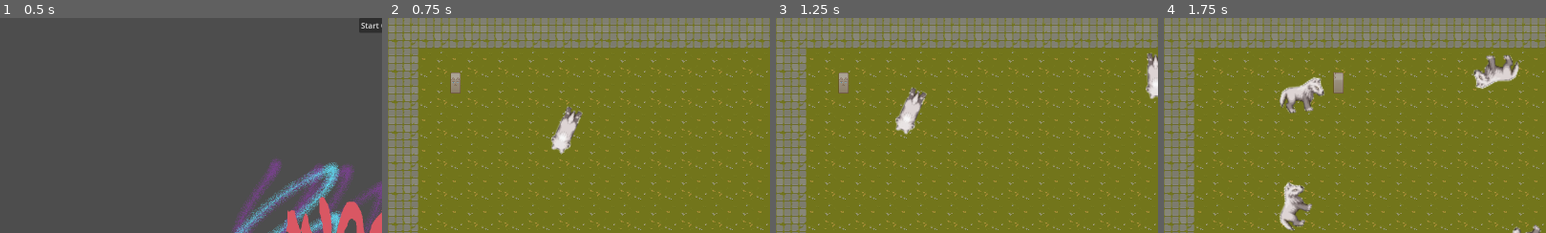
Above: before the commit, frames 1-4 (left to right).
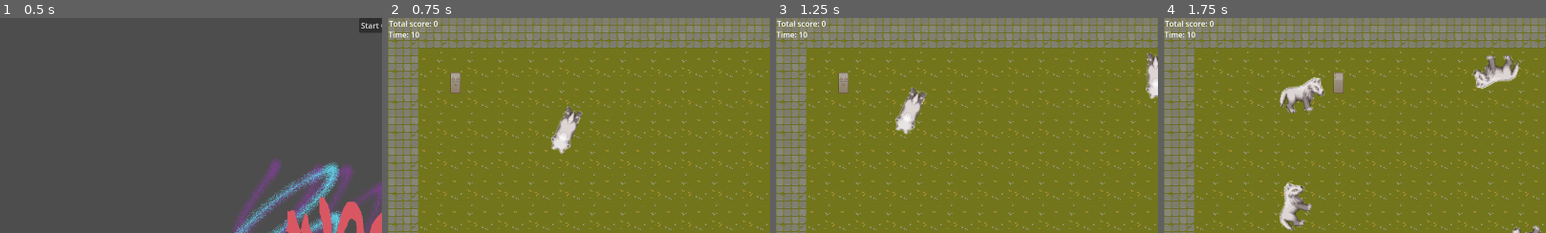
Above: after the commit, the same moments.

Repository: Huve/minor_inconvenience
Game: Godot game, scene res://StartMenu.tscn
Two runs of this game, one before a commit and one after it. Both use one fixed random seed, a clock stepped at 60 frames per second and the inputs below.
Inputs:
- Up to frame 1 (0.5 s): no input
- Up to frame 2 (0.75 s): click "Start Game" at 0.5 s
- Up to frame 3 (1.25 s): no input
- Up to frame 4 (1.75 s): hold Right (ui_right) from 1.28 s (still down)
The pictures show only the part of the screen within x 0-50%, y 0-50%; the shares and areas given below are measured in that part.

Frame 1 is identical in both runs. In frame 2, 0.3% of the frame differs, in the area x 0-13%, y 1-10%; in frame 3, 0.3%; in frame 4, 0.3%.

Commit message:
Add basic timer UI
Adding timer UI. Still needs to follow the camera and update as time goes on.

Diff:
--- a/Game.gd
+++ b/Game.gd
@@ -7,5 +7,5 @@
 
 
 # Called every frame. 'delta' is the elapsed time since the previous frame.
-func _process(delta):
+func _process(_delta):
 	pass
--- a/Game.tscn
+++ b/Game.tscn
@@ -8,6 +8,7 @@
 [ext_resource type="PackedScene" uid="uid://wbve38omeo7j" path="res://enemy.tscn" id="6_h0cjy"]
 [ext_resource type="Script" path="res://PlayerCamera2D.gd" id="6_xnst2"]
 [ext_resource type="Script" path="res://GameInfoNode.gd" id="7_y38ur"]
+[ext_resource type="Script" path="res://GameControlNode.gd" id="8_tqrfe"]
 
 [sub_resource type="TileSetAtlasSource" id="TileSetAtlasSource_of8oy"]
 texture = ExtResource("1_wvrlh")
@@ -186,5 +187,25 @@
 [node name="wolfEnemy4" parent="." instance=ExtResource("6_h0cjy")]
 position = Vector2(959, 605)
 
+[node name="GameControlNode" type="Control" parent="."]
+layout_mode = 3
+anchors_preset = 0
+offset_right = 40.0
+offset_bottom = 40.0
+script = ExtResource("8_tqrfe")
+
+[node name="LevelTimer" type="Timer" parent="GameControlNode"]
+
+[node name="CurrentScoreLabel" type="Label" parent="GameControlNode"]
+offset_left = 2.0
+offset_right = 40.0
+offset_bottom = 23.0
+
+[node name="LevelTimeLabel" type="Label" parent="GameControlNode"]
+offset_left = 1.0
+offset_top = 23.0
+offset_right = 41.0
+offset_bottom = 46.0
+
 [node name="GameInfoNode" type="Node" parent="."]
 script = ExtResource("7_y38ur")
--- /dev/null
+++ b/GameControlNode.gd
@@ -0,0 +1,32 @@
+extends Control
+
+@onready var GameInfo = $"../GameInfoNode"
+
+func countdown_timer(score: float, time: float) -> int:
+	# Update the game time.
+	score -= time
+	if score < 1:
+		score = 0
+	return int(score)
+
+# Called when the node enters the scene tree for the first time.
+func _ready():
+	# Create a Label node and add it to the scene tree.
+		# Set the text of the Label node to the current game score.
+	var level_timer = $LevelTimer
+	var TimeLabel = $LevelTimeLabel
+	var CurrentScoreLabel = $CurrentScoreLabel
+
+	level_timer.wait_time = GameInfo.global_level_time
+	level_timer.start()
+
+	var level_time_text = "Time: " + str(level_timer.time_left)
+	TimeLabel.set_text(level_time_text)
+
+	var game_score_text = "Total score: " + str(GameInfo.total_score)
+	CurrentScoreLabel.set_text(game_score_text)
+
+
+# Called every frame. 'delta' is the elapsed time since the previous frame.
+func _process(_delta):
+	pass
--- a/GameInfoNode.gd
+++ b/GameInfoNode.gd
@@ -18,5 +18,5 @@
 
 
 # Called every frame. 'delta' is the elapsed time since the previous frame.
-func _process(delta):
+func _process(_delta):
 	pass
--- a/PlayerCamera2D.gd
+++ b/PlayerCamera2D.gd
@@ -11,5 +11,5 @@
 
 
 # Called every frame. 'delta' is the elapsed time since the previous frame.
-func _process(delta):
+func _process(_delta):
 	pass
--- a/PlayerCharacterBody2D.gd
+++ b/PlayerCharacterBody2D.gd
@@ -19,7 +19,7 @@
 	else:
 		_animation_player.stop()
 
-func _physics_process(delta):
+func _physics_process(_delta):
 
 	# Get the player's input.
 	var input = Input.get_vector("ui_left", "ui_right", "ui_up", "ui_down")
Not shown: 1 places in Game.tscn that only renumber resources
